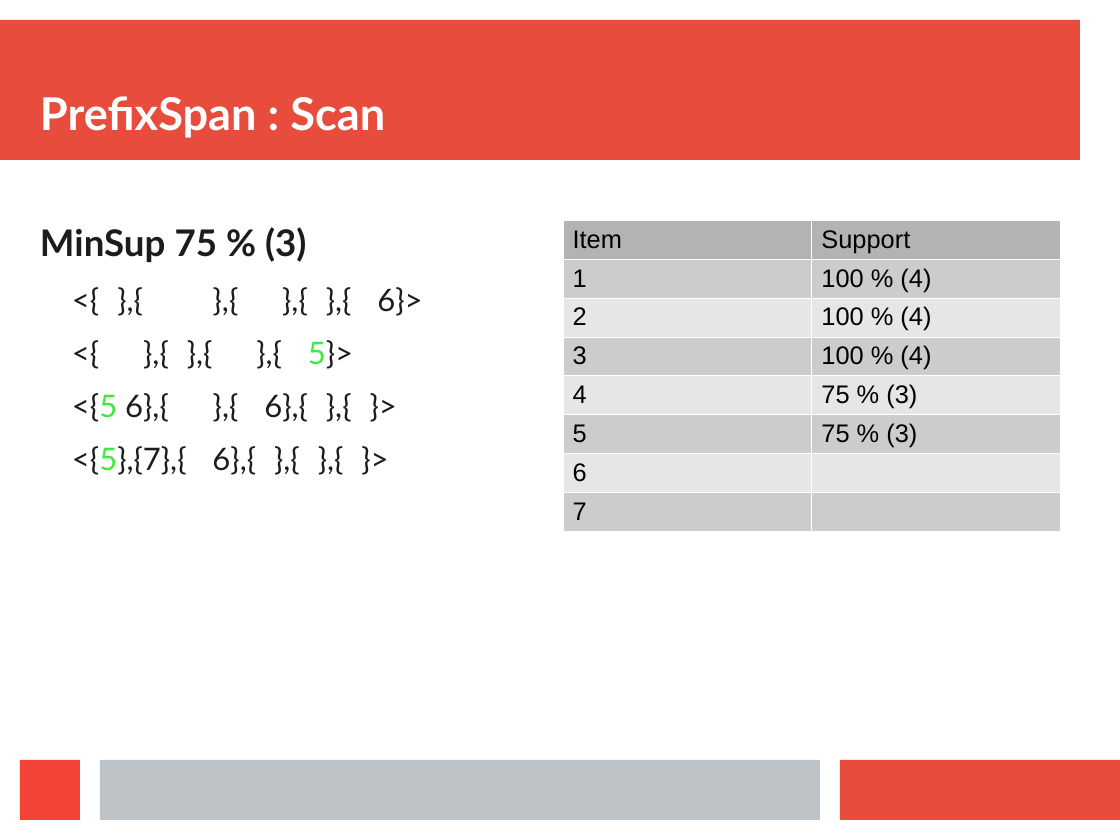
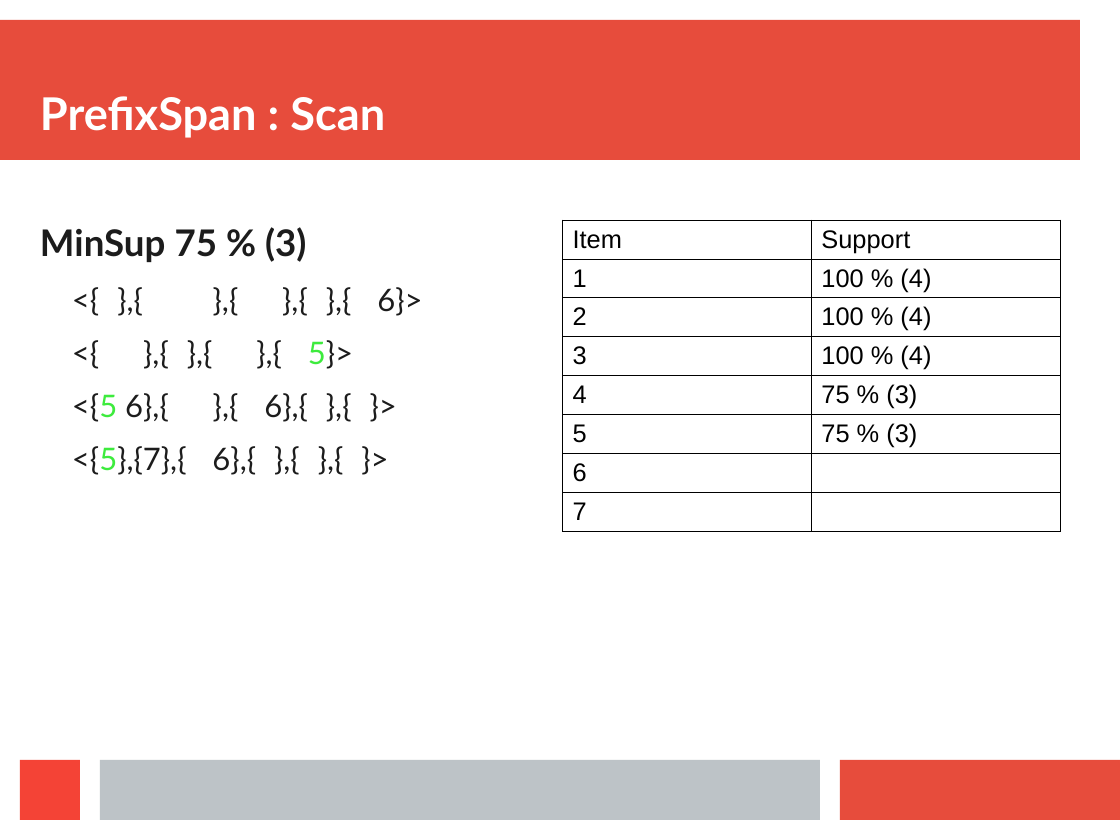
Before and after one commit to Symeon94/iaseminar, a slide deck: slide 24 of src/Presentation.odp (slide 22 before the commit). Drawn at 1120x840 pixels with LibreOffice and Linux fonts; fonts in the diff are those of the drawing. Boxes give left, top, right and bottom in pixels: in the first picture for what was removed or moved away, otherwise in the second. Text is boxed around its words. In the diff, an @@ line names an element or a change of style, - is before the commit and + after.

```diff
--- a/src/Presentation.odp
+++ b/src/Presentation.odp
@@ table at <box>563,221,1061,532</box> @@
@@ fill #B3B3B3 to none in row 1 @@
@@ fill #CCCCCC to none in 7 cells @@
@@ fill #E6E6E6 to none in 5 cells @@
@@ borders changed @@
```
Also in this commit, not shown: 11 other slides changed, 19 slides added, 2 other files.
